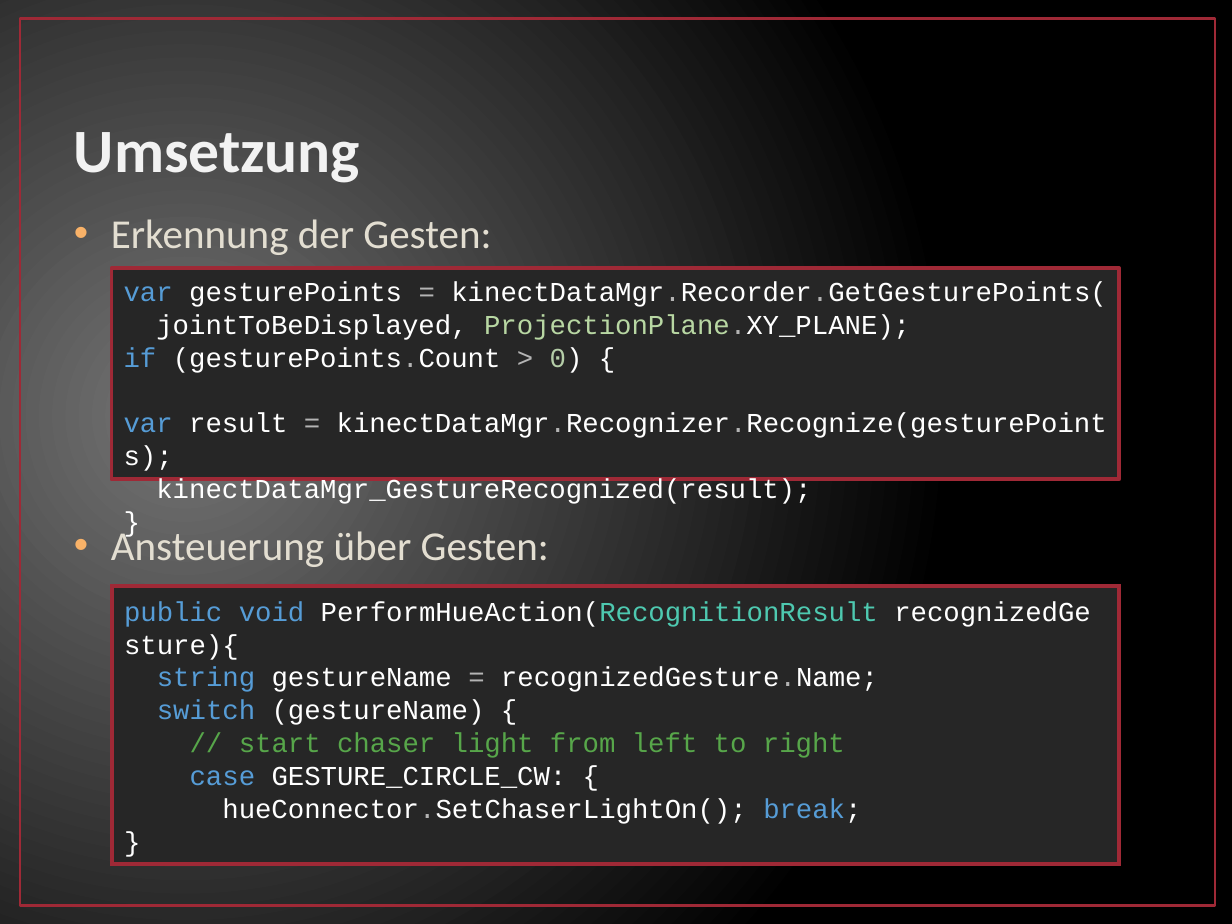
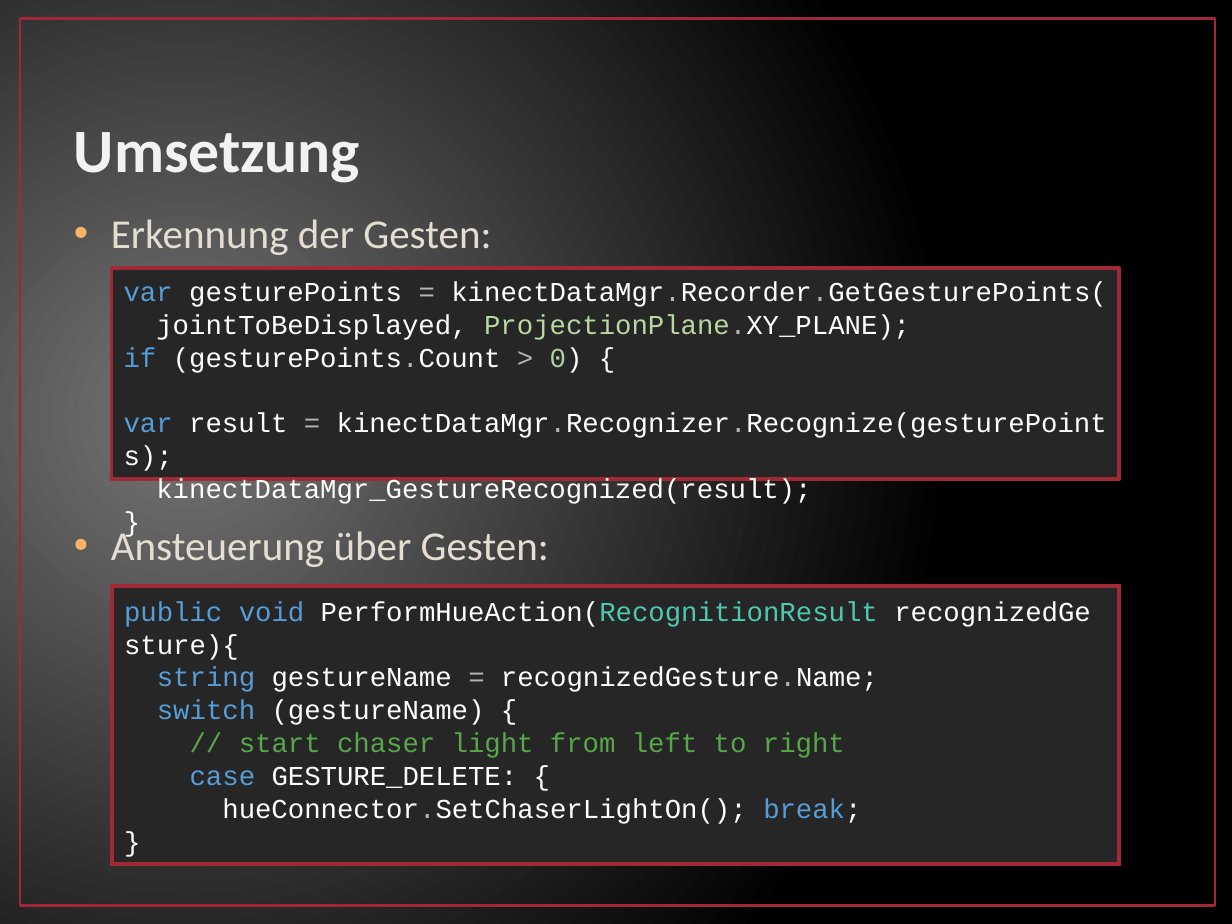
Before and after one commit to fgrebe/GestureContolForHue, a slide deck: slide 8 of doc/Gesture Control for Philips Hue.pptx (slide 7 before the commit). Drawn at 1232x924 pixels with LibreOffice and Linux fonts; fonts in the diff are those of the drawing. Boxes give left, top, right and bottom in pixels: in the first picture for what was removed or moved away, otherwise in the second. Text is boxed around its words. In the diff, an @@ line names an element or a change of style, - is before the commit and + after.

Commit message:
New presentation

```diff
--- a/doc/Gesture Control for Philips Hue.pptx
+++ b/doc/Gesture Control for Philips Hue.pptx
@@ text in rectangle at bbox=[124, 602, 878, 824]: text changed @@
-public void PerformHueAction(RecognitionResult recognizedGesture){
-string gestureName = recognizedGesture.Name;
-switch (gestureName) {
-// start chaser light from left to right
-case GESTURE_CIRCLE_CW: {
-hueConnector.SetChaserLightOn(); break;
-}
+public void PerformHueAction(RecognitionResult recognizedGesture){
+string gestureName = recognizedGesture.Name;
+switch (gestureName) {
+// start chaser light from left to right
+case GESTURE_DELETE: {
+hueConnector.SetChaserLightOn(); break;
+}
```
Also in this commit, not shown: 1 other slide changed, 1 slide added, 1 slide removed.
